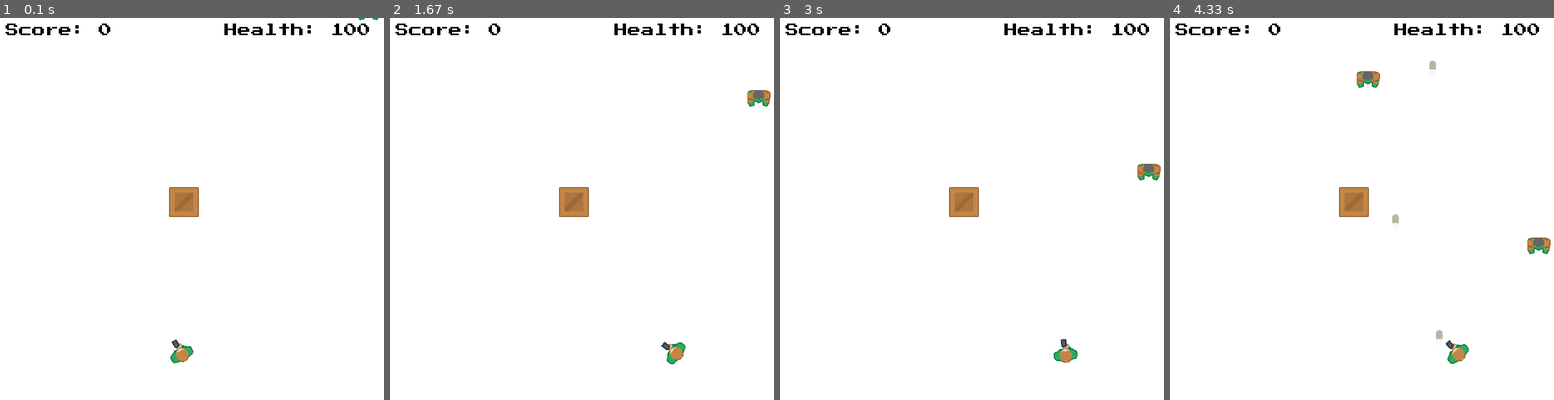
Above: before the commit, frames 1-4 (left to right).
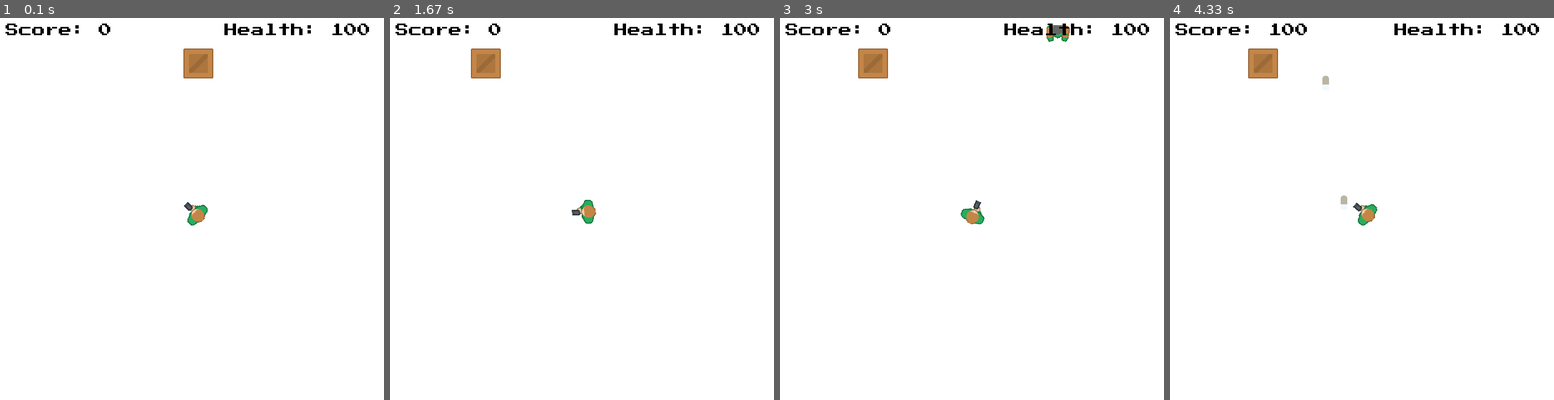
Above: after the commit, the same moments.

Repository: CodingDino/FifeCollege-pygame-shooter
Game: pygame game, started from Shooter.py
Same seed, same stepped clock (60 frames per second), same inputs: the game is played once before the commit and once after it.
Inputs (mouse positions are in pixels of both pictures, inside the frame that each line leads up to):
- Up to frame 1 (0.1 s): no input
- Up to frame 2 (1.67 s): hold Right 0.33-0.8 s; move the mouse to (570, 228) at 0.37 s; hold Right 0.83-1.3 s; move the mouse to (708, 201) at 0.87 s; hold Left from 1.33 s (still down); move the mouse to (489, 216) at 1.37 s
- Up to frame 3 (3 s): release Left at 1.87 s; hold Left 1.9-2.3 s; move the mouse to (852, 155) at 1.93 s; hold Right 2.33-2.97 s; move the mouse to (1029, 75) at 2.37 s
- Up to frame 4 (4.33 s): tap Space at 3, 3.4, 3.7, 3.9, 4.2 s; hold Left 3.33-3.8 s; move the mouse to (1373, 82) at 3.37 s; hold Right 3.83-4.3 s; move the mouse to (1273, 136) at 3.87 s

The runs differ from the first frame. In frame 1, 1.6% of the frame differs, in the area x 44-99%, y 0-91%; in frame 2, 1.7%; in frame 3, 1.9%; in frame 4, 2.3%, in the area x 20-100%, y 1-91%.

Commit message:
Camera follow

Diff:
--- a/Shooter.py
+++ b/Shooter.py
@@ -111,6 +111,10 @@
 # Box for solid collisions
 boxImage = pygame.image.load("images/box.png")
 boxRect = pygame.Rect(300, 300, boxImage.get_width(), boxImage.get_height())
+
+# Camera stuff
+cameraOffset = [WINDOWWIDTH/2, WINDOWHEIGHT/2] # Used to determine where the player will be on the screen for player follow
+cameraPos = playerPos   # Assumes camera centred on player, change as desired
 
 # --------------------------------------
 
@@ -159,7 +163,7 @@
 
     # Rotate to face the mouse
     mousePos = pygame.mouse.get_pos()
-    firingDir = (mousePos[0]-playerPos[0],mousePos[1]-playerPos[1])
+    firingDir = (mousePos[0]-(playerPos[0]-cameraPos[0]),mousePos[1]-(playerPos[1]-cameraPos[1]))
     firingMag = math.sqrt(firingDir[0]*firingDir[0]+firingDir[1]*firingDir[1])
     firingDir = (firingDir[0]/firingMag, firingDir[1]/firingMag)
     angle = 270-math.atan2(firingDir[1],firingDir[0])*180/math.pi
@@ -298,10 +302,11 @@
                 playerPos[1] -= yOverlap
             else:
                 playerPos[1] += yOverlap
-
-
-
     # END if for box collisions
+
+    # Update camera position based on player position
+    cameraPos= (playerRect.centerx -WINDOWWIDTH/2,playerRect.centery-WINDOWHEIGHT/2)
+
 
     # ----------------------------------
 
@@ -328,21 +333,24 @@
         UIFont.render_to(screen, (WINDOWWIDTH/2 - textRect.width/2, WINDOWHEIGHT/2 - textRect.height/2), "GAME OVER!", BLACK)
 
     else : #Player is alive and has not yet won:
+
+
+
         # Draw player
-        screen.blit(playerImageRot,playerRect)
+        screen.blit(playerImageRot,(playerRect.left-cameraPos[0],playerRect.top-cameraPos[1]))
 
         # Draw all of the enemies
         for enemyPos in enemyPosList:
-            screen.blit(enemyImage,enemyPos)
+            screen.blit(enemyImage,(enemyPos[0]-cameraPos[0],enemyPos[1]-cameraPos[1]))
         # END for loop for enemy drawing
 
         # Draw all of the bullets
         for bulletPos in bulletPosList:
-            screen.blit(bulletImage,bulletPos)
+            screen.blit(bulletImage,(bulletPos[0]-cameraPos[0],bulletPos[1]-cameraPos[1]))
         # END for loop for enemy drawing
 
         # Draw box
-        screen.blit(boxImage, boxRect)
+        screen.blit(boxImage, (boxRect.left-cameraPos[0],boxRect.top-cameraPos[1]))
 
     # END if for checking game state
 
